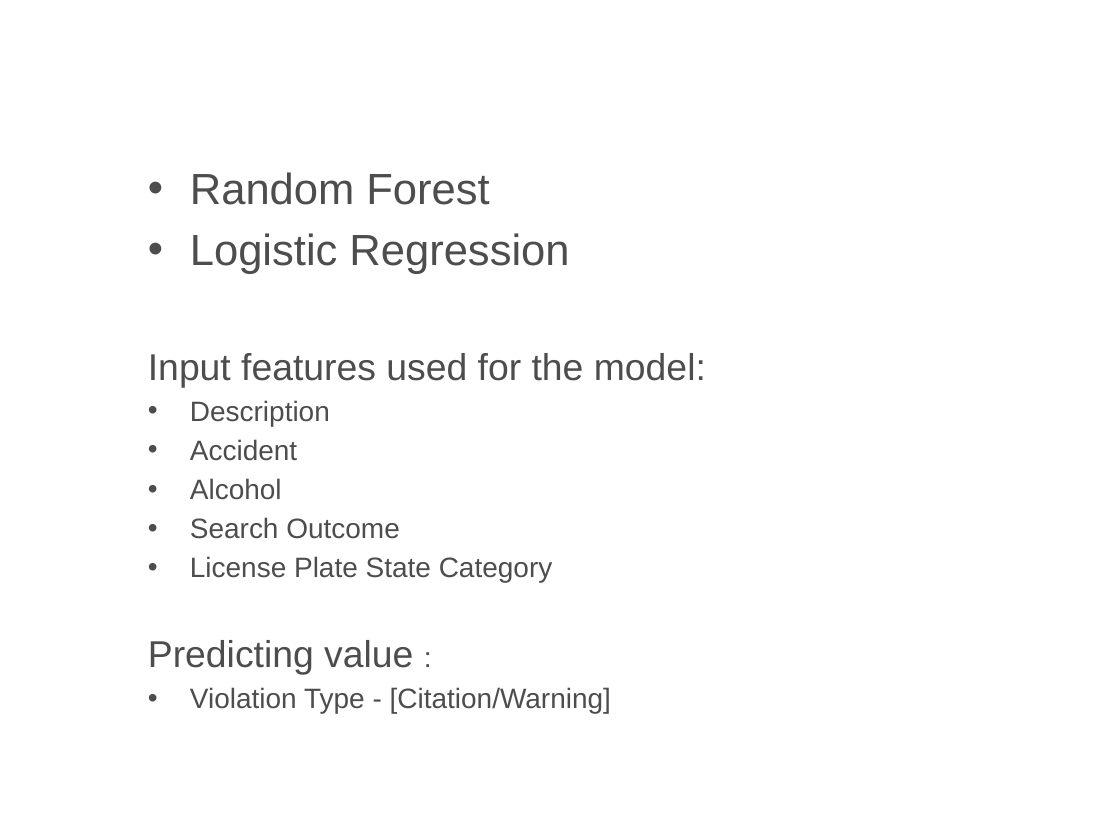
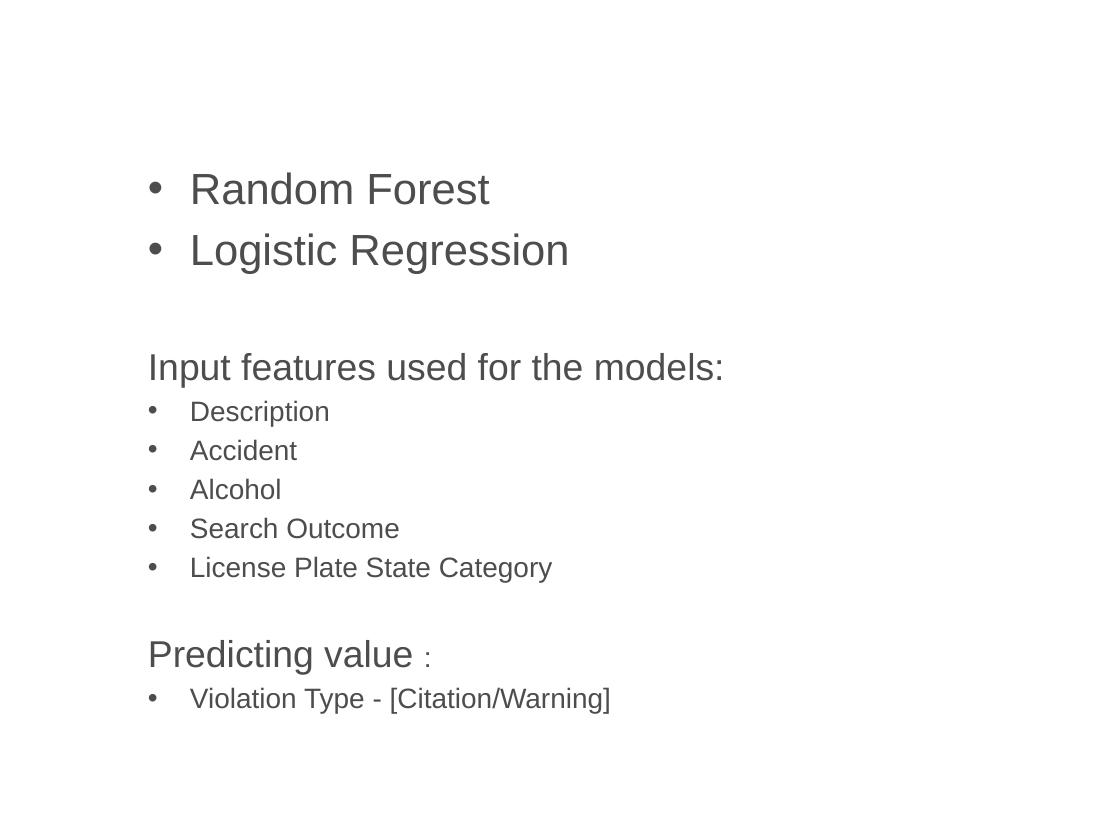
Before and after one commit to hrollin5/Project_4, a slide deck: slide 15 of traffic_violation.pptx. Drawn at 1120x840 pixels with LibreOffice and Linux fonts; fonts in the diff are those of the drawing; background and template pictures are left out. Boxes give left, top, right and bottom in pixels: in the first picture for what was removed or moved away, otherwise in the second. Text is boxed around its words. In the diff, an @@ line names an element or a change of style, - is before the commit and + after.

Commit message:
Spelling correction

```diff
--- a/traffic_violation.pptx
+++ b/traffic_violation.pptx
@@ text at [148, 353, 584, 387]: text changed @@
-Input features used for the model:
+Input features used for the models:
```
Also in this commit, not shown: 3 other slides changed.
